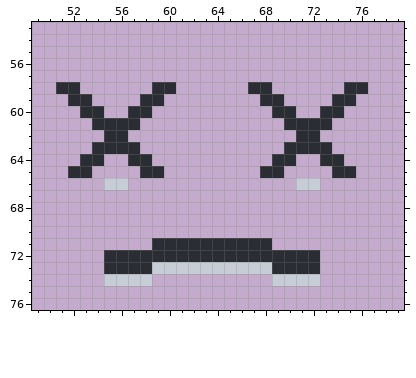
Pixel-art file -- fuentes/aseprite/geo/caras_face_3.aseprite. The picture above was drawn from the file before the commit.
128x128 pixels, 1 frame. Shown: x 49..79, y 53..76.
The same view after the edit:
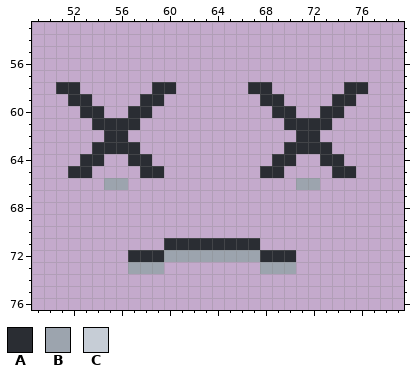
Palette (. is transparent): A #2a2d33  B #9ca4ae  C #c6cdd6
Difference:
{"y":66,"x":55,"old":"CC","new":"BB"}
{"y":66,"x":71,"old":"CC","new":"BB"}
{"y":71,"x":59,"old":"A","new":"."}
{"y":71,"x":68,"old":"A","new":"."}
{"y":72,"x":55,"old":"AA","new":".."}
{"y":72,"x":60,"old":"AAAAAAAA","new":"BBBBBBBB"}
{"y":72,"x":71,"old":"AA","new":".."}
{"y":73,"x":55,"old":"AAAACCCCCCCCCCAAAA","new":"..BBB........BBB.."}
{"y":74,"x":55,"old":"CCCC","new":"...."}
{"y":74,"x":69,"old":"CCCC","new":"...."}
